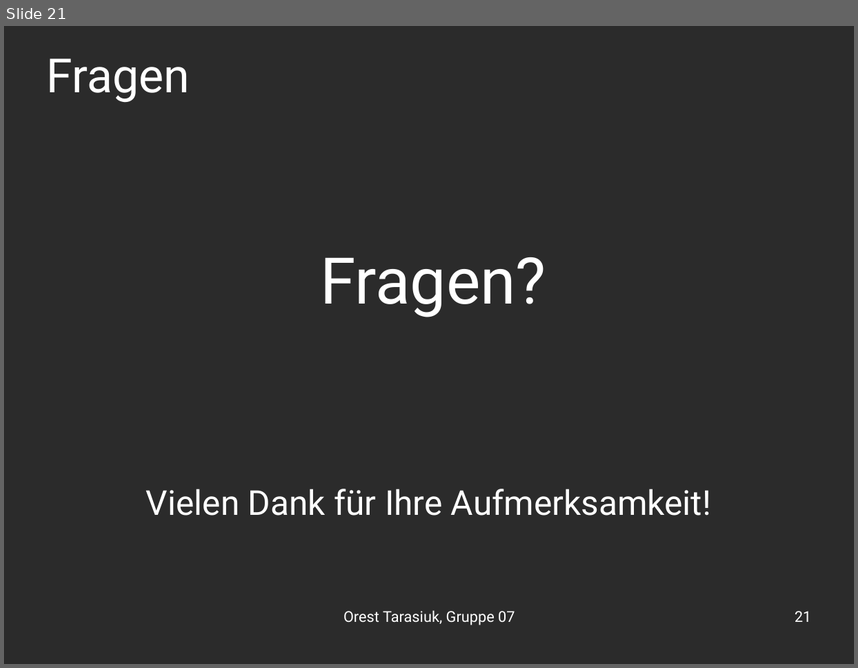
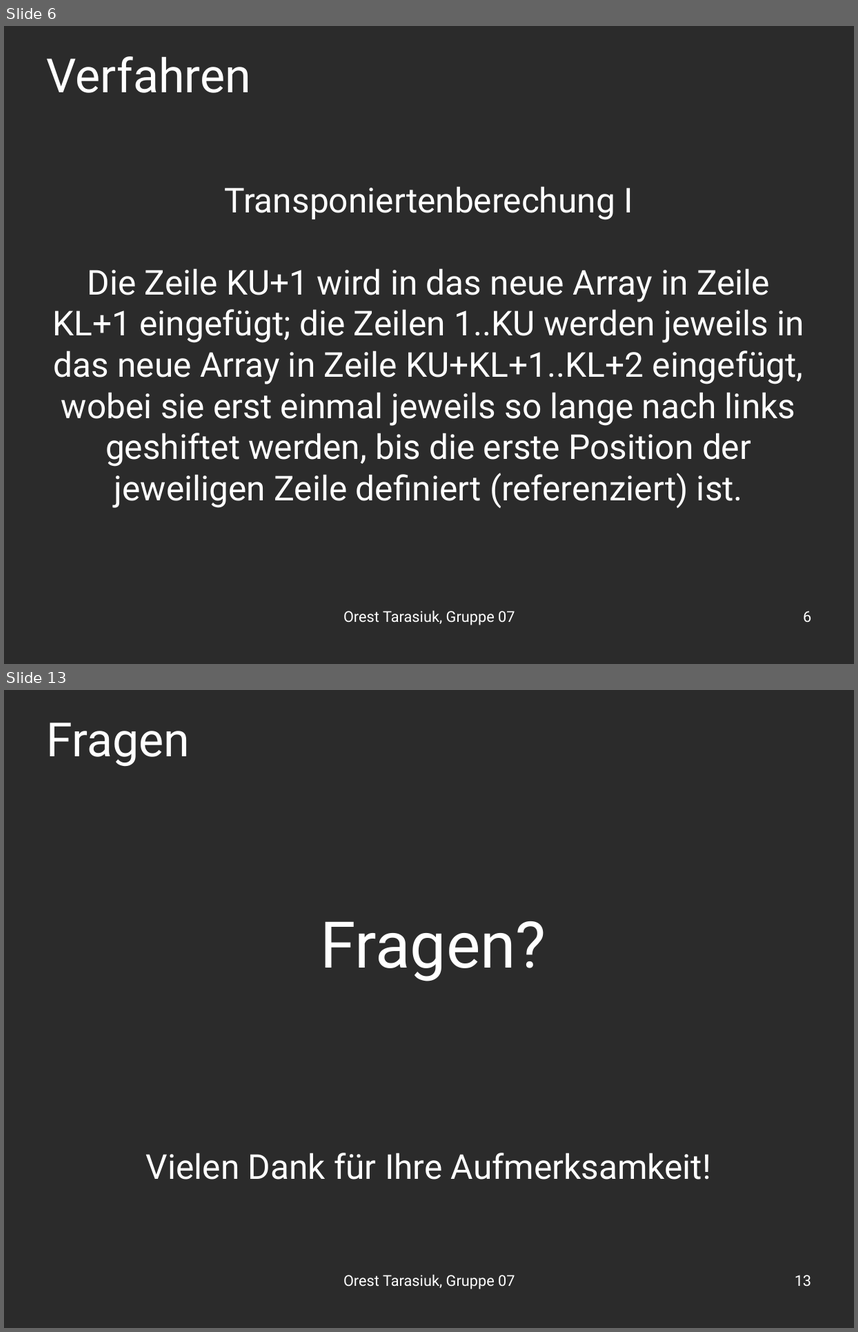
Before and after one commit to OrestTa/etip, a slide deck: Projekt2/Vortrag/vortrag2.odp. Shown one above the other, each under a label of ours: slide 21 before the commit, slides 6 and 13 after it; the slides between them are not shown. The pictures are 858x668 and 858x1332 pixels, drawn with LibreOffice and Linux fonts; fonts in the diff are those of the drawing; background and template pictures are left out; a plain dark background stands for a picture behind light text. Boxes give left, top, right and bottom in pixels: in the first picture for what was removed or moved away, otherwise in the second. Text is boxed around its words. In the diff, an @@ line names an element or a change of style, - is before the commit and + after.

```diff
--- a/Projekt2/Vortrag/vortrag2.odp
+++ b/Projekt2/Vortrag/vortrag2.odp
@@ slide 6 added at [4,26,854,664], background picture (left out) @@
@@ title added at [47,56,252,93], 44 pt, text #FFFFFF @@
+Verfahren
@@ subtitle added at [52,186,804,508], 32 pt, text #FFFFFF @@
+Transponiertenberechung I
+Die Zeile KU+1 wird in das neue Array in Zeile KL+1 eingefügt; die Zeilen 1..KU werden jeweils in das neue Array in Zeile KU+KL+1..KL+2 eingefügt, wobei sie erst einmal jeweils so lange nach links geshiftet werden, bis die erste Position der jeweiligen Zeile definiert (referenziert) ist.
@@ text added at [343,610,515,625], 14 pt, text #FFFFFF @@
+Orest Tarasiuk, Gruppe 07
@@ page number added at [803,610,811,621], 14 pt, text #FFFFFF @@
+6
@@ what was slide 21 is now slide 13 @@
@@ page number at [795,1274,811,1286]: text changed @@
-21
+13
```
Also in this commit, not shown: 4 slides changed, 7 other slides added, 16 slides removed.
